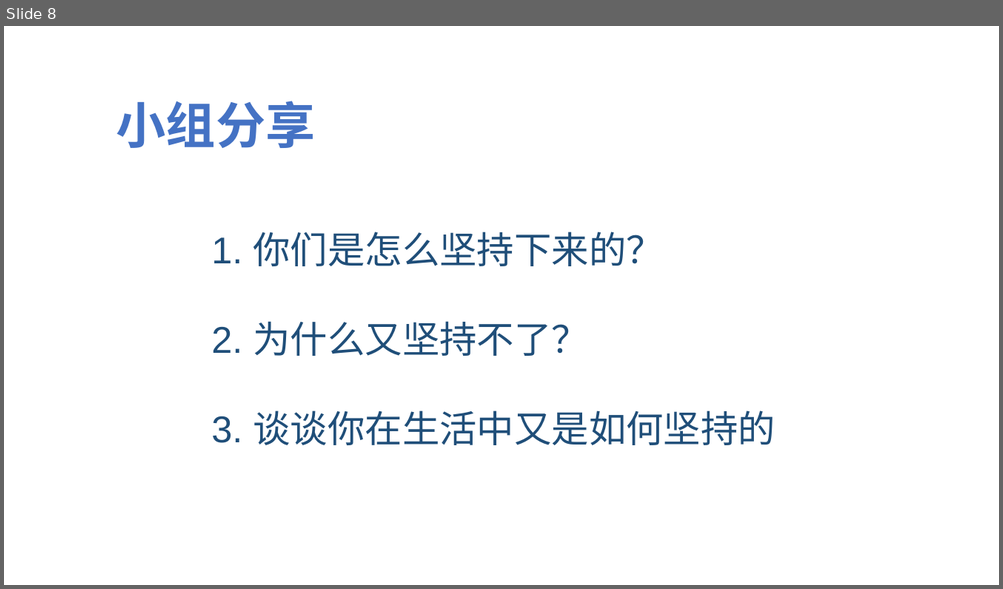
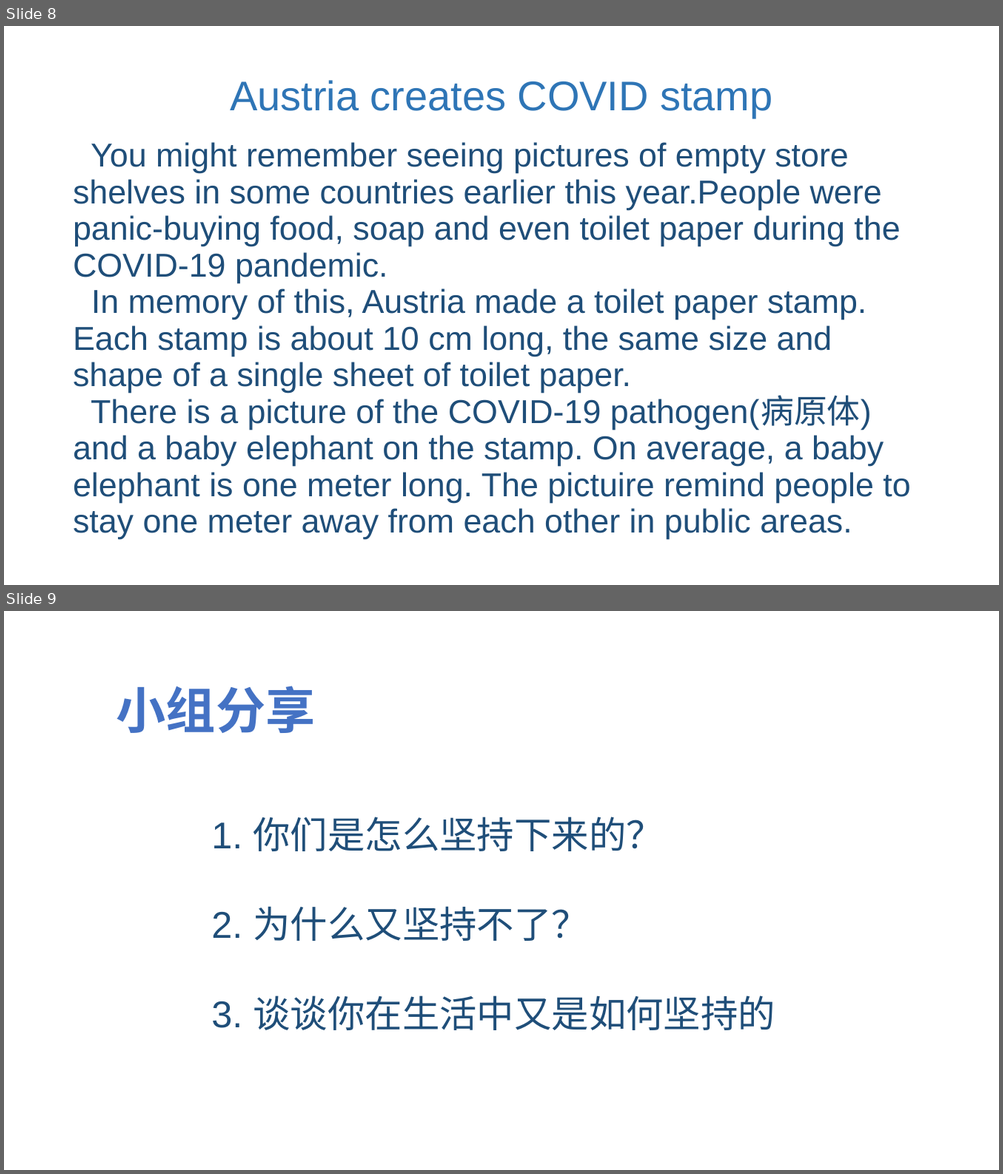
Before and after one commit to jeefies/ppt, a slide deck: 坚持.pptx. Shown one above the other, each under a label of ours: slide 8 before the commit, slides 8 and 9 after it. The pictures are 1003x589 and 1003x1174 pixels, drawn with LibreOffice and Linux fonts; fonts in the diff are those of the drawing. Boxes give left, top, right and bottom in pixels: in the first picture for what was removed or moved away, otherwise in the second. Text is boxed around its words. In the diff, an @@ line names an element or a change of style, - is before the commit and + after.

```diff
--- a/坚持.pptx
+++ b/坚持.pptx
@@ slide 8 added at <box>4,26,999,585</box>, background #FFFFFF @@
@@ text added at <box>73,80,910,540</box>, 32 pt, text #1F4E79 @@
+Austria creates COVID stamp
+You might remember seeing pictures of empty store shelves in some countries earlier this year.People were panic-buying food, soap and even toilet paper during the COVID-19 pandemic.
+In memory of this, Austria made a toilet paper stamp. Each stamp is about 10 cm long, the same size and shape of a single sheet of toilet paper.
+There is a picture of the COVID-19 pathogen(病原体) and a baby elephant on the stamp. On average, a baby elephant is one meter long. The pictuire remind people to stay one meter away from each other in public areas.
@@ what was slide 8 is now slide 9 @@
```
Also in this commit, not shown: 2 slides changed.
